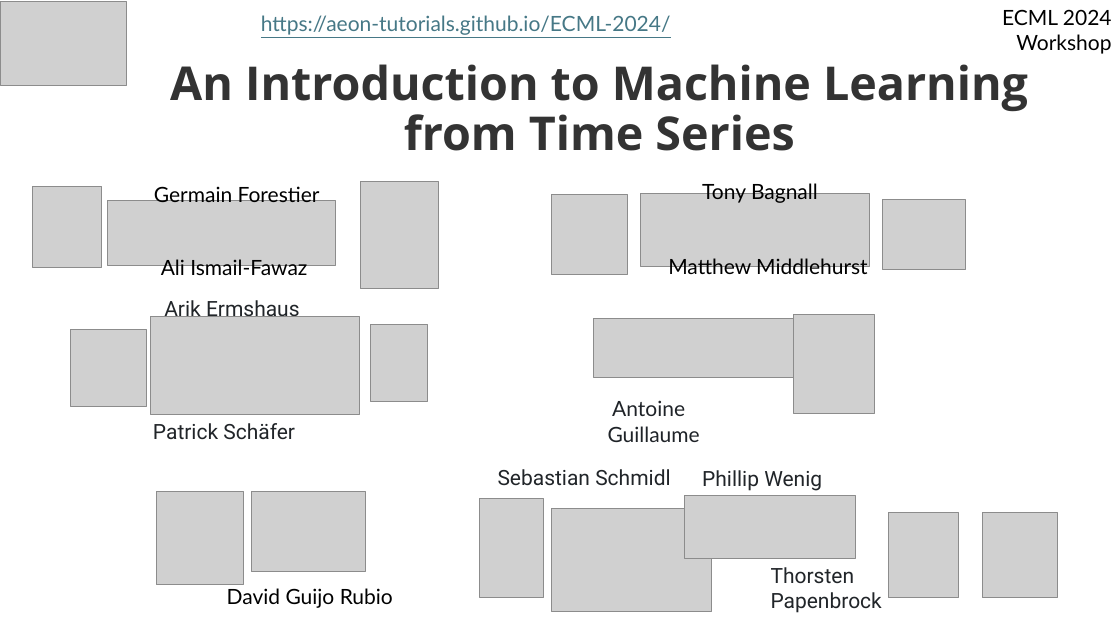
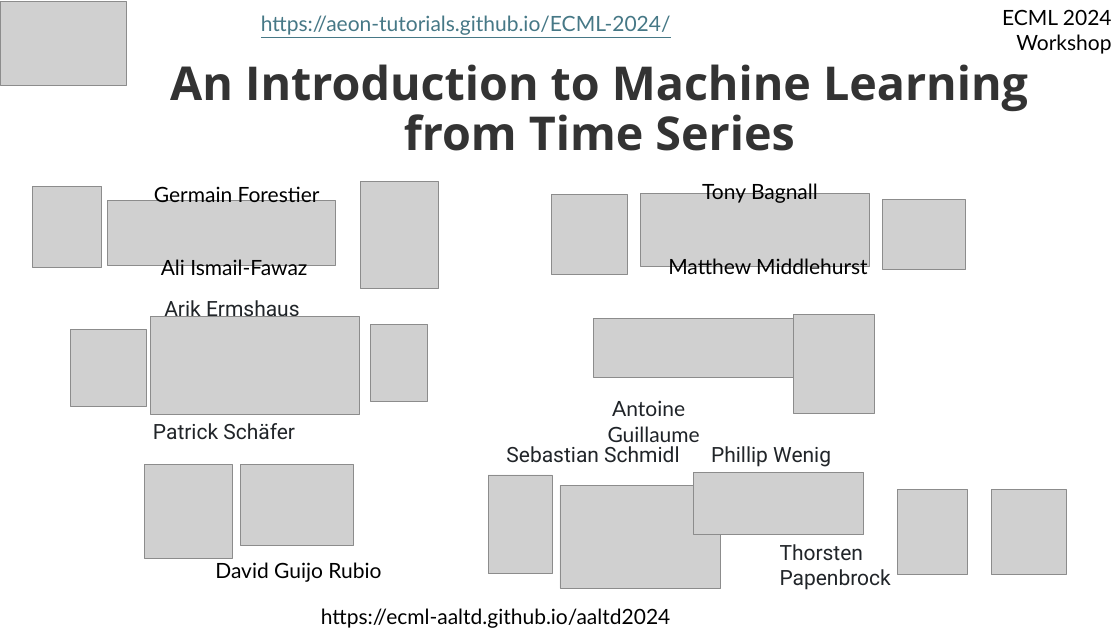
Before and after one commit to aeon-toolkit/aeon-tutorials, a slide deck: slide 1 of ECML-2024/Slides/part1_introduction.pptx. Drawn at 1120x630 pixels with LibreOffice and Linux fonts; fonts in the diff are those of the drawing; grey boxes stand for pictures. Boxes give left, top, right and bottom in pixels: in the first picture for what was removed or moved away, otherwise in the second. Text is boxed around its words. In the diff, an @@ line names an element or a change of style, - is before the commit and + after.

```diff
--- a/ECML-2024/Slides/part1_introduction.pptx
+++ b/ECML-2024/Slides/part1_introduction.pptx
@@ text "Sebastian Schmidl": place and size @@
-text "Sebastian Schmidl" at <box>498,469,670,486</box>
+text "Sebastian Schmidl" at <box>506,446,679,463</box>
@@ 5 pictures, 2 texts: place and size @@
-5 pictures, 2 texts at <box>480,470,1058,613</box>
+5 pictures, 2 texts at <box>488,446,1066,590</box>
@@ 2 pictures, 1 text: place and size @@
-2 pictures, 1 text at <box>156,492,393,608</box>
+2 pictures, 1 text at <box>145,465,381,582</box>
@@ text added at <box>321,608,670,628</box>, 18 pt, text #000000 @@
+https://ecml-aaltd.github.io/aaltd2024
```
Also in this commit, not shown: 1 other slide changed, 1 slide removed, 2 other files.
